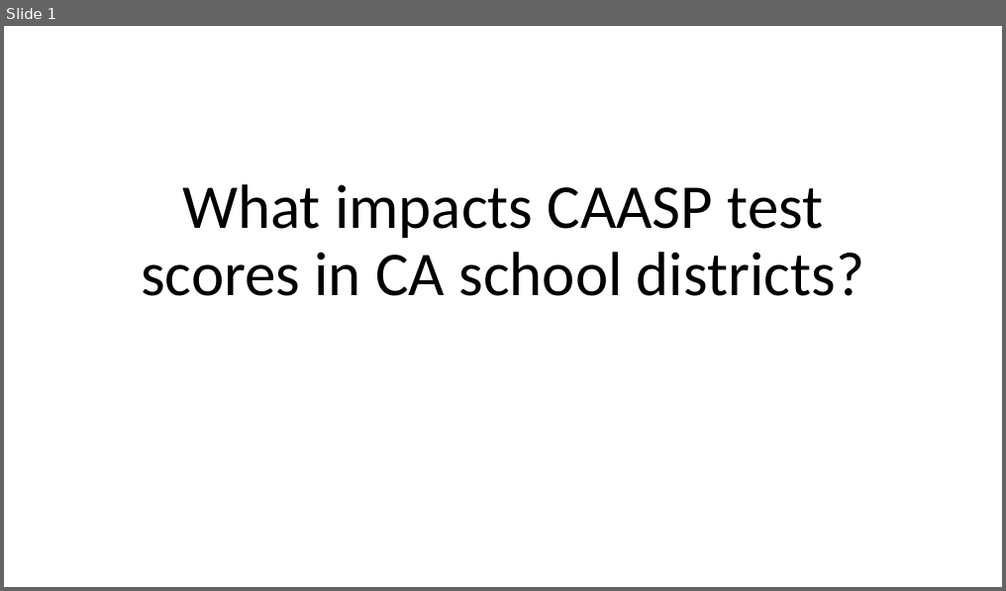
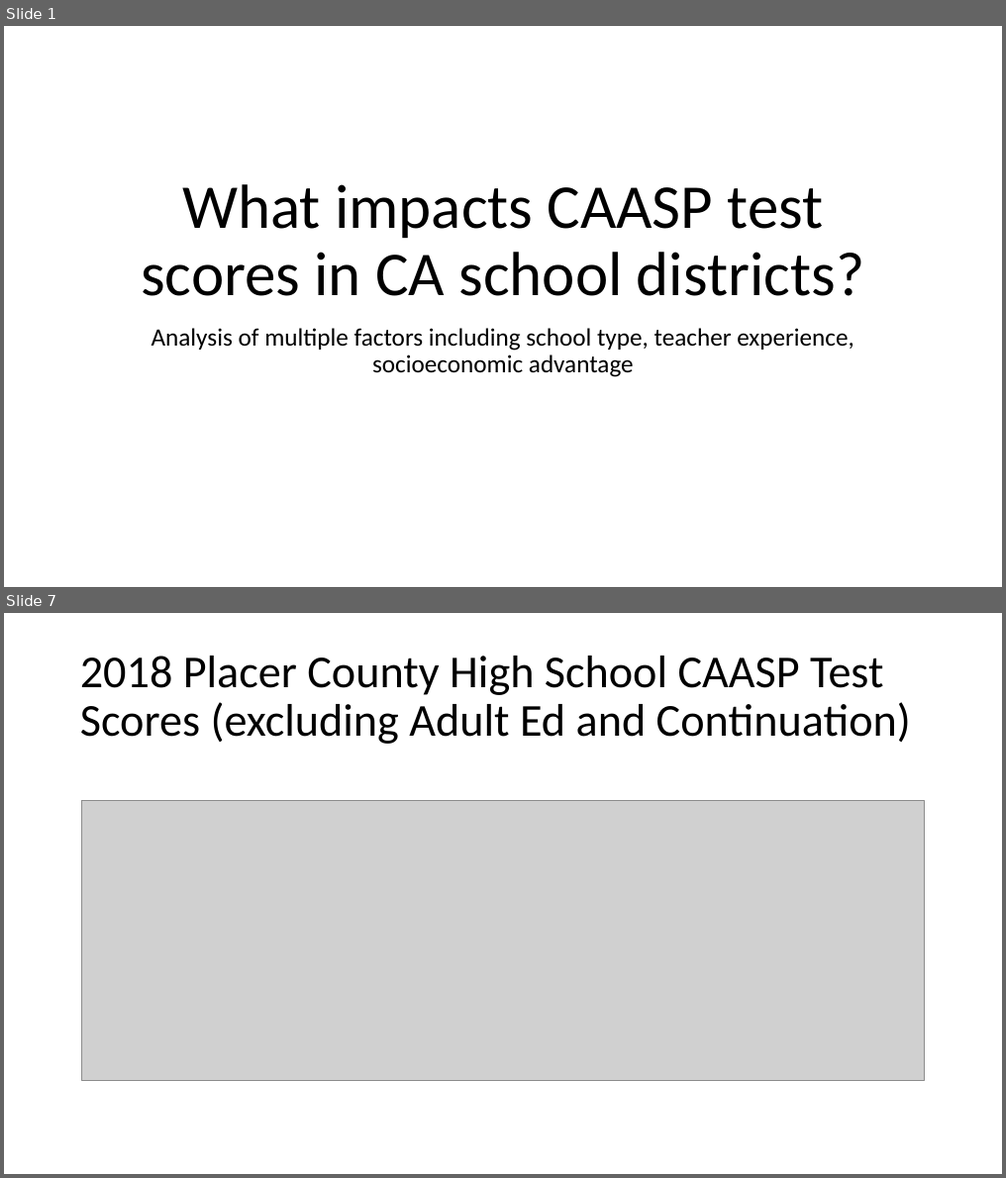
Before and after one commit to kmcclendon729/TeamBackpack, a slide deck: What impacts CAASP test scores in CA school.pptx. Shown one above the other, each under a label of ours: slide 1 before the commit, slides 1 and 7 after it; the slides between them are not shown. The pictures are 1006x591 and 1006x1178 pixels, drawn with LibreOffice and Linux fonts; fonts in the diff are those of the drawing; grey boxes stand for pictures; background and template pictures are left out. Boxes give left, top, right and bottom in pixels: in the first picture for what was removed or moved away, otherwise in the second. Text is boxed around its words. In the diff, an @@ line names an element or a change of style, - is before the commit and + after.

```diff
--- a/What impacts CAASP test scores in CA school.pptx
+++ b/What impacts CAASP test scores in CA school.pptx
@@ slide 7 added at box(4, 613, 1002, 1174), background picture (left out) @@
@@ title added at box(80, 656, 911, 744), 44 pt, text #000000 @@
+2018 Placer County High School CAASP Test Scores (excluding Adult Ed and Continuation)
@@ picture added at box(82, 800, 924, 1081) @@
@@ slide 1 changed as well @@
@@ subtitle added at box(152, 328, 854, 377), 24 pt, text #000000 @@
+Analysis of multiple factors including school type, teacher experience, socioeconomic advantage
```
Also in this commit, not shown: 2 other slides changed, 19 other slides added, 2 slides removed.
